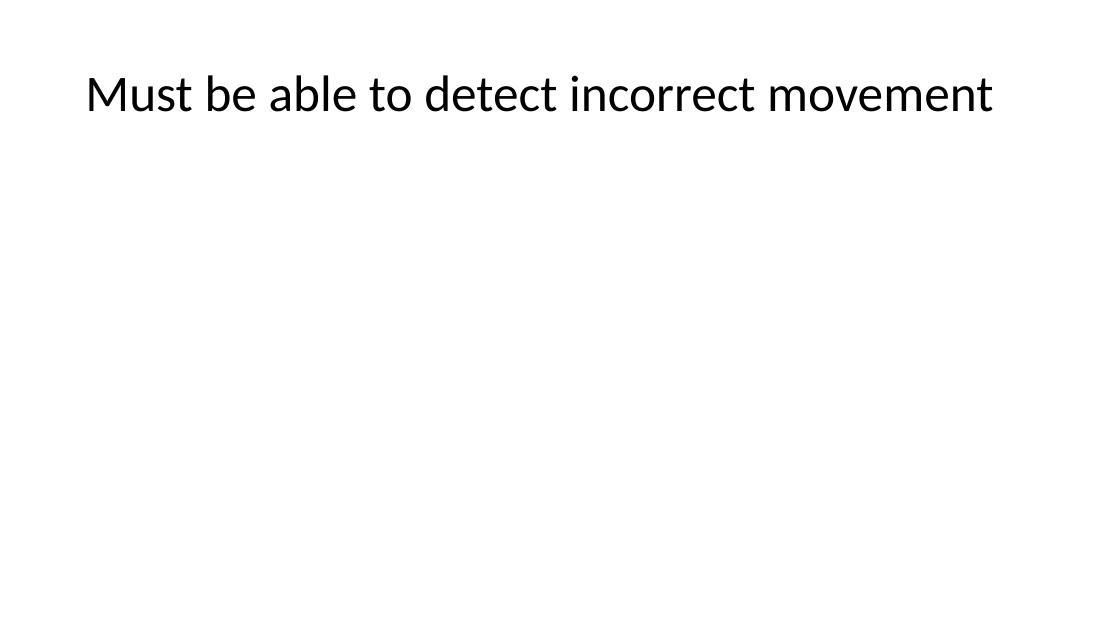
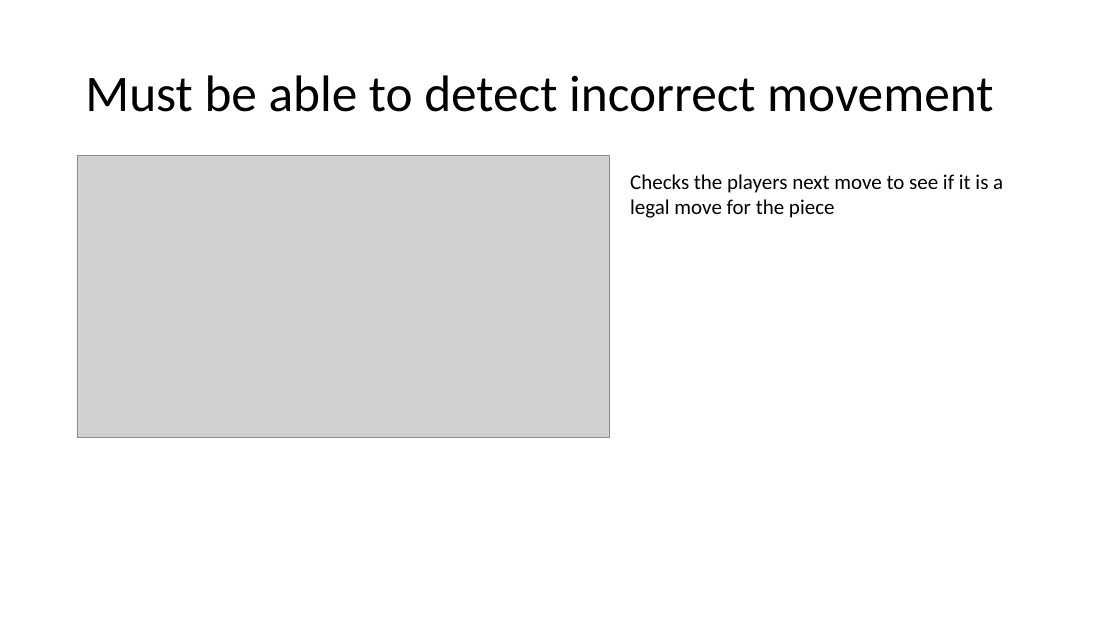
Before and after one commit to KeaganErasmus/BCDE222-C-, a slide deck: slide 15 of Presentation.pptx (slide 14 before the commit). Drawn at 1120x630 pixels with LibreOffice and Linux fonts; fonts in the diff are those of the drawing; grey boxes stand for pictures. Boxes give left, top, right and bottom in pixels: in the first picture for what was removed or moved away, otherwise in the second. Text is boxed around its words. In the diff, an @@ line names an element or a change of style, - is before the commit and + after.

```diff
--- a/Presentation.pptx
+++ b/Presentation.pptx
@@ picture added at bbox=[77, 155, 609, 437] @@
@@ text added at bbox=[630, 174, 1003, 218], 18 pt, text #000000 @@
+Checks the players next move to see if it is a legal move for the piece
```
Also in this commit, not shown: 11 other slides changed, 3 slides added, 1 slide removed, 19 other files.
